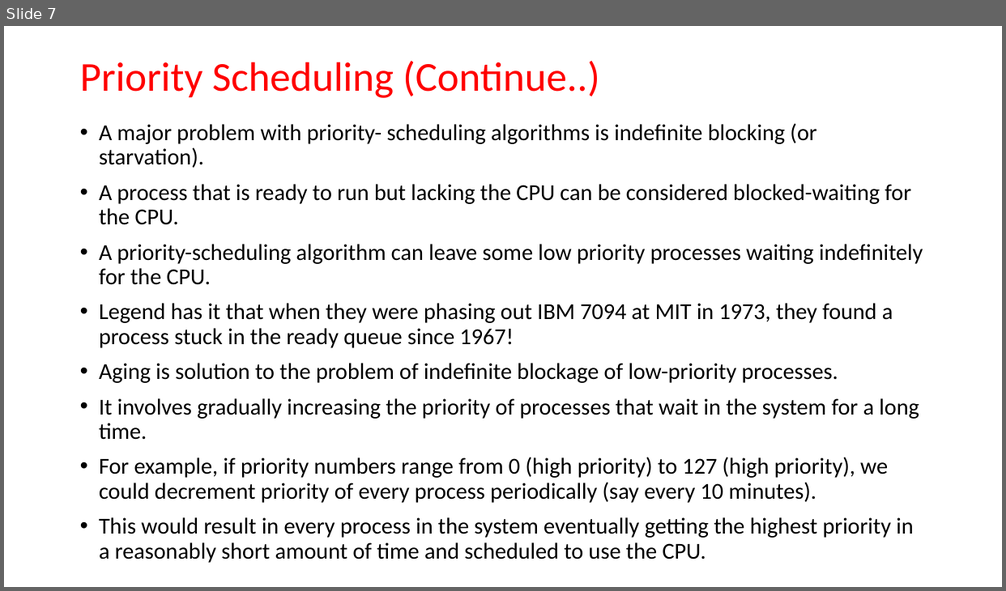
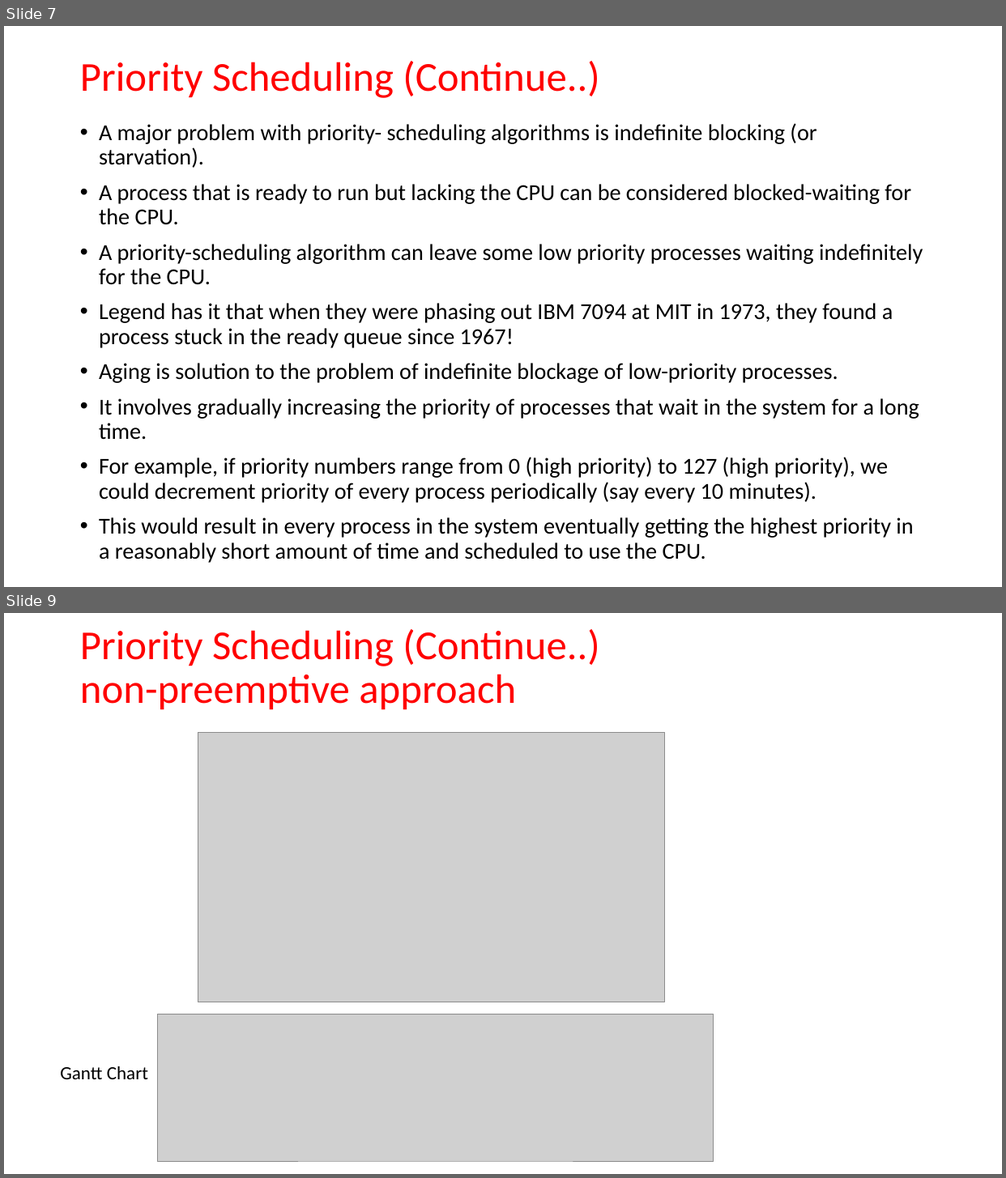
Before and after one commit to bamboat3/os, a slide deck: Lecture-8.pptx. Shown one above the other, each under a label of ours: slide 7 before the commit, slides 7 and 9 after it; the slides between them are not shown. The pictures are 1006x591 and 1006x1178 pixels, drawn with LibreOffice and Linux fonts; fonts in the diff are those of the drawing; grey boxes stand for pictures. Boxes give left, top, right and bottom in pixels: in the first picture for what was removed or moved away, otherwise in the second. Text is boxed around its words. In the diff, an @@ line names an element or a change of style, - is before the commit and + after.

```diff
--- a/Lecture-8.pptx
+++ b/Lecture-8.pptx
@@ slide 9 added at box(4, 613, 1002, 1174), background #FFFFFF @@
@@ title added at box(80, 629, 599, 710), 39.6 pt, text #FF0000 @@
+Priority Scheduling (Continue..)
+non-preemptive approach
@@ picture added at box(198, 732, 665, 1002) @@
@@ picture added at box(157, 1014, 713, 1161) @@
@@ text added at box(60, 1067, 148, 1080), 18 pt, text #000000 @@
+Gantt Chart
```
Also in this commit, not shown: 3 other slides added.
